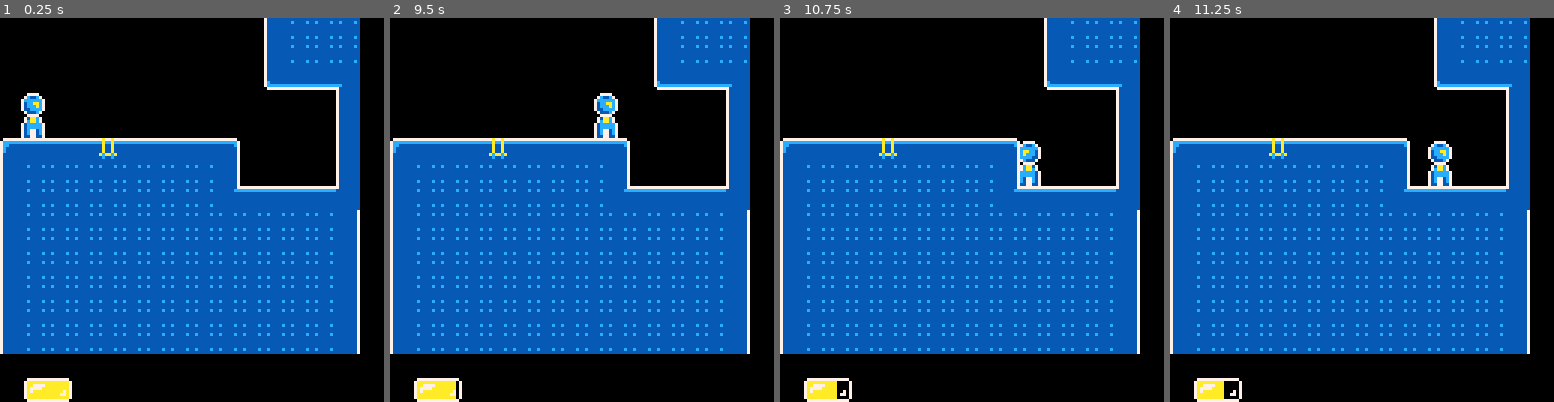
Above: before the commit, frames 1-4 (left to right).
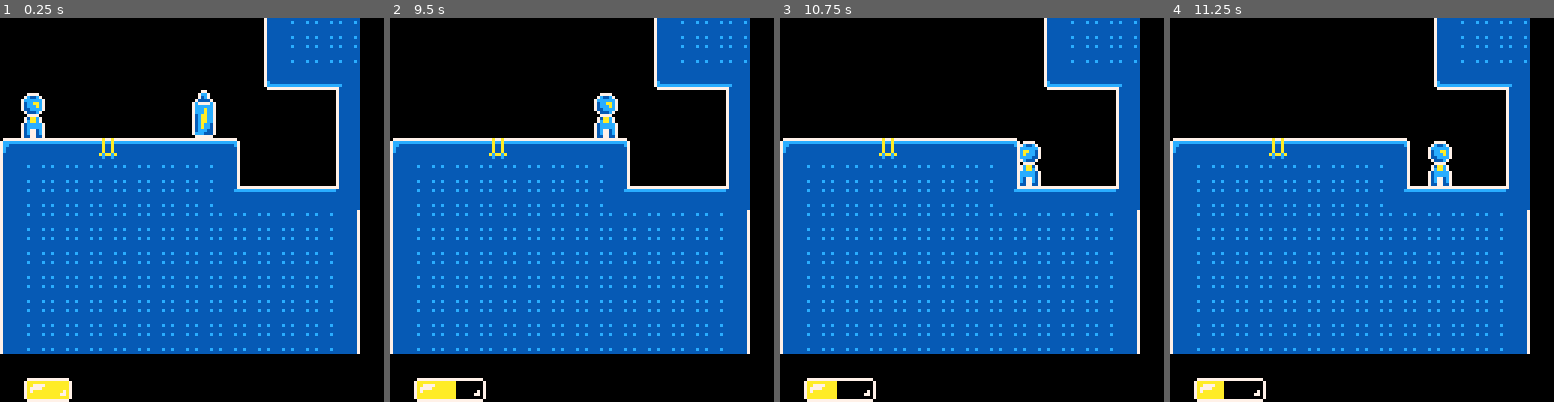
Above: after the commit, the same moments.

Repository: m-r-hunt/Pico-8-Carts
Game: PICO-8 cartridge mj73/mj73.p8
Same seed, same stepped clock (60 frames per second), same inputs: the game is played once before the commit and once after it.
Inputs:
- Up to frame 1 (0.25 s): no input
- Up to frame 2 (9.5 s): hold Right 1.6-2.1 s; hold Up 2.15-2.42 s; hold Right 2.47-3.03 s; hold Left 3.08-3.58 s; hold Right 4.02-4.68 s; hold Up 4.73-5.03 s; hold Left 5.08-5.68 s; hold Right 6.08-6.58 s; hold Right 6.63-7.13 s; hold Up 7.18-7.45 s; hold Right 7.5-8.07 s; hold Left 8.12-8.62 s; hold Right from 9.05 s (still down)
- Up to frame 3 (10.75 s): release Right at 9.72 s; hold Up 9.77-10.07 s; hold Left 10.12-10.72 s
- Up to frame 4 (11.25 s): hold Right from 11.12 s (still down)

The runs differ from the first frame. In frame 1, 0.7% of the frame differs, in the area x 50-57%, y 18-32%; in frame 2, 0.2%; in frame 3, 0.2%; in frame 4, 0.2%.

Commit message:
Make batteries work in a totally not hacky way

Diff:
--- a/mj73/mj73.lua
+++ b/mj73/mj73.lua
@@ -223,7 +223,7 @@
 	local x=8
 	spr(16,x,120)
 	x+=8
-	for i=1,middle_segments do
+	for i=0,middle_segments do
 		spr(17,x,120)
 		x+=8
 	end
@@ -236,6 +236,14 @@
 		the_player=player()
 		actors={the_player}
 		emit"finished"
+		batteries={}
+		for x=0,127 do
+			for y=0,63 do
+				if fget(mget(x,y),2) then
+					add(batteries,{x=x,y=y})
+				end
+			end
+		end
 	end,
 	update=function(self)end,
 	draw=function(self)end,
@@ -248,6 +256,15 @@
 	update=function(self)
 		for actor in all(actors) do
 			actor:update()
+		end
+		for b in all(batteries) do
+			if abs(b.x-the_player.x)+abs(b.y-the_player.y-4/8)<1 then
+				the_player.max_energy+=8
+				mset(b.x,b.y,0)
+				mset(b.x,b.y-1,0)
+				del(batteries,b)
+				break
+			end
 		end
 		if the_player.energy<0 then
 			the_player.energy=0
--- a/mj73/mj73.p8
+++ b/mj73/mj73.p8
@@ -61,14 +61,14 @@
 32222222222222222222222300000000000000000000000000000000000000000000000000000000000000000000000000000000000000000000000000000000
 03333333333333333333333000000000000000000000000000000000000000000000000000000000000000000000000000000000000000000000000000000000
 __gff__
-0000000000000000000000000000000000000000000000000000000000000000000000000000000000000000000000000000000000000000000000000000000001010101010300000000000000000000010101010100000000000000000000000101010000000000000000000000000000000000000000000000000000000000
+0000000000000000000000000000000000000004000000000000000000000000000000000000000000000000000000000000000000000000000000000000000001010101010300000000000000000000010101010100000000000000000000000101010000000000000000000000000000000000000000000000000000000000
 0000000000000000000000000000000000000000000000000000000000000000000000000000000000000000000000000000000000000000000000000000000000000000000000000000000000000000000000000000000000000000000000000000000000000000000000000000000000000000000000000000000000000000
 __map__
 0000000000000000000000505151510000000000000000000000000000000000000000000000000000000000000000000000000000000000000000000000000000000000000000000000000000000000000000000000000000000000000000000000000000000000000000000000000000000000000000000000000000000000
 0000000000000000000000505151510000000000000000000000000000000000000000000000000000000000000000000000000000000000000000000000000000000000000000000000000000000000000000000000000000000000000000000000000000000000000000000000000000000000000000000000000000000000
 0000000000000000000000606161440000000000000000000000000000000000000000000000000000000000000000000000000000000000000000000000000000000000000000000000000000000000000000000000000000000000000000000000000000000000000000000000000000000000000000000000000000000000
-0000000000000000000000000000500000000000000000000000000000000000000000000000000000000000000000000000000000000000000000000000000000000000000000000000000000000000000000000000000000000000000000000000000000000000000000000000000000000000000000000000000000000000
-0000000000000000000000000000500000000000000000000000000000000000000000000000000000000000000000000000000000000000000000000000000000000000000000000000000000000000000000000000000000000000000000000000000000000000000000000000000000000000000000000000000000000000
+0000000000000000030000000000500000000000000000000000000000000000000000000000000000000000000000000000000000000000000000000000000000000000000000000000000000000000000000000000000000000000000000000000000000000000000000000000000000000000000000000000000000000000
+0000000000000000130000000000500000000000000000000000000000000000000000000000000000000000000000000000000000000000000000000000000000000000000000000000000000000000000000000000000000000000000000000000000000000000000000000000000000000000000000000000000000000000
 4041414145414141414200000000500000000000000000000000000000000000000000000000000000000000000000000000000000000000000000000000000000000000000000000000000000000000000000000000000000000000000000000000000000000000000000000000000000000000000000000000000000000000
 5051515151515151515200000000500000000000000000000000000000000000000000000000000000000000000000000000000000000000000000000000000000000000000000000000000000000000000000000000000000000000000000000000000000000000000000000000000000000000000000000000000000000000
 5051515151515151515341414141540000000000000000000000000000000000000000000000000000000000000000000000000000000000000000000000000000000000000000000000000000000000000000000000000000000000000000000000000000000000000000000000000000000000000000000000000000000000
